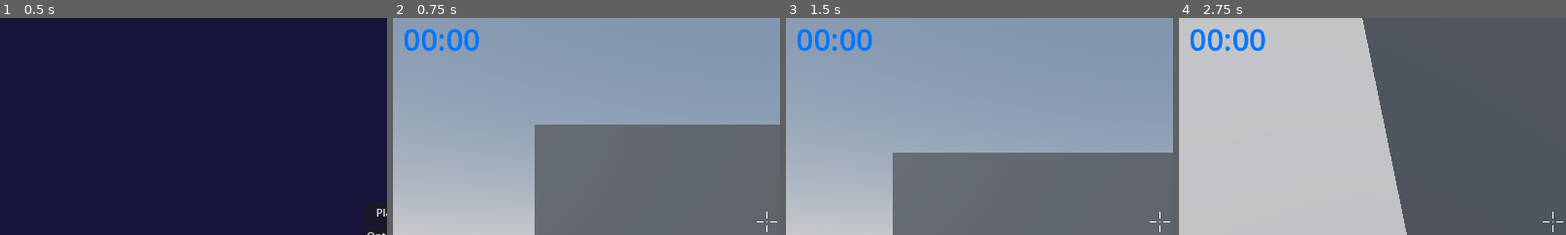
Above: before the commit, frames 1-4 (left to right).
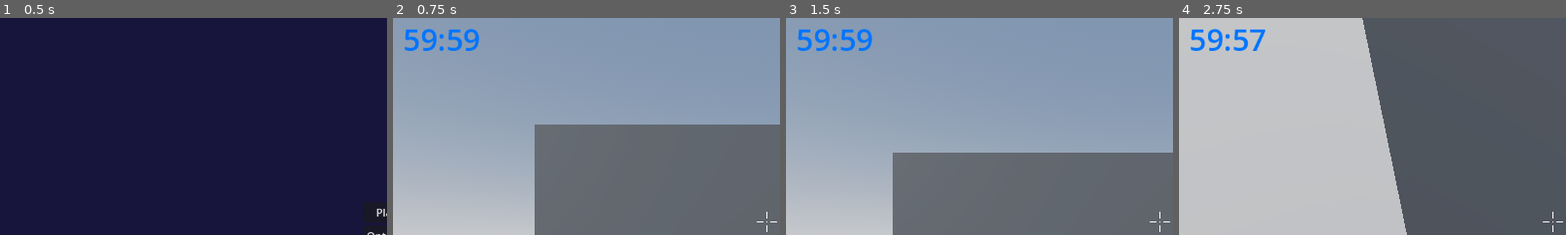
Above: after the commit, the same moments.

Repository: moriartyjk/nova_horizons
Game: Godot game, scene res://scenes/menus/main_menu.tscn
The game is run twice, just before and just after one commit, with the same random seed, the same clock (stepped at 60 frames per second) and the same inputs.
Inputs (mouse positions are % of the whole screen's width and height, from its top left):
- Up to frame 1 (0.5 s): no input
- Up to frame 2 (0.75 s): click "Play" at 0.5 s
- Up to frame 3 (1.5 s): tap Enter (ui_accept) at 1.25 s; move the mouse to (72, 45) at 1.27 s; hold D (move_right) from 1.28 s (still down); click (72, 45) at 1.42 s
- Up to frame 4 (2.75 s): tap Enter (ui_accept) at 1.52, 2.27 s; move the mouse to (45, 50) at 2.02 s; release D (move_right) at 2.03 s; hold W (move_forward) from 2.03 s (still down)
The pictures show only the part of the screen within x 0-50%, y 0-50%; the shares and areas given below are measured in that part.

Frame 1 is identical in both runs. In frame 2, 0.6% of the frame differs, in the area x 3-23%, y 4-16%; in frame 3, 0.6%; in frame 4, 0.8%, in the area x 2-23%, y 4-16%.

Commit message:
timer updates text as countdown, 60 minutes on the clock

Diff:
--- a/scenes/ui_elements/timer.tscn
+++ b/scenes/ui_elements/timer.tscn
@@ -1,4 +1,6 @@
-[gd_scene format=3 uid="uid://d1m18lh8uhi7k"]
+[gd_scene load_steps=2 format=3 uid="uid://d1m18lh8uhi7k"]
+
+[ext_resource type="Script" path="res://scripts/countdown.gd" id="1_oc4hp"]
 
 [node name="Timer" type="Control"]
 layout_mode = 3
@@ -9,7 +11,7 @@
 grow_vertical = 2
 mouse_filter = 2
 
-[node name="Clock" type="Label" parent="."]
+[node name="CountdownText" type="Label" parent="."]
 layout_mode = 0
 offset_left = 15.0
 offset_right = 130.0
@@ -17,3 +19,8 @@
 theme_override_colors/font_color = Color(0, 0.454902, 1, 1)
 theme_override_font_sizes/font_size = 45
 text = "00:00"
+script = ExtResource("1_oc4hp")
+
+[node name="Countdown" type="Timer" parent="CountdownText"]
+wait_time = 3600.0
+autostart = true
--- /dev/null
+++ b/scripts/countdown.gd
@@ -0,0 +1,18 @@
+extends Label
+
+@onready var countdown: Timer = $Countdown
+
+
+func _process(_delta : float) -> void:
+	text = _format_seconds(countdown.time_left, false)
+
+func _format_seconds(time : float, use_milliseconds : bool) -> String:
+	var minutes := time / 60
+	var seconds := fmod(time, 60)
+
+	if not use_milliseconds:
+		return "%02d:%02d" % [minutes, seconds]
+
+	var milliseconds := fmod(time, 1) * 100
+
+	return "%02d:%02d:%02d" % [minutes, seconds, milliseconds]
